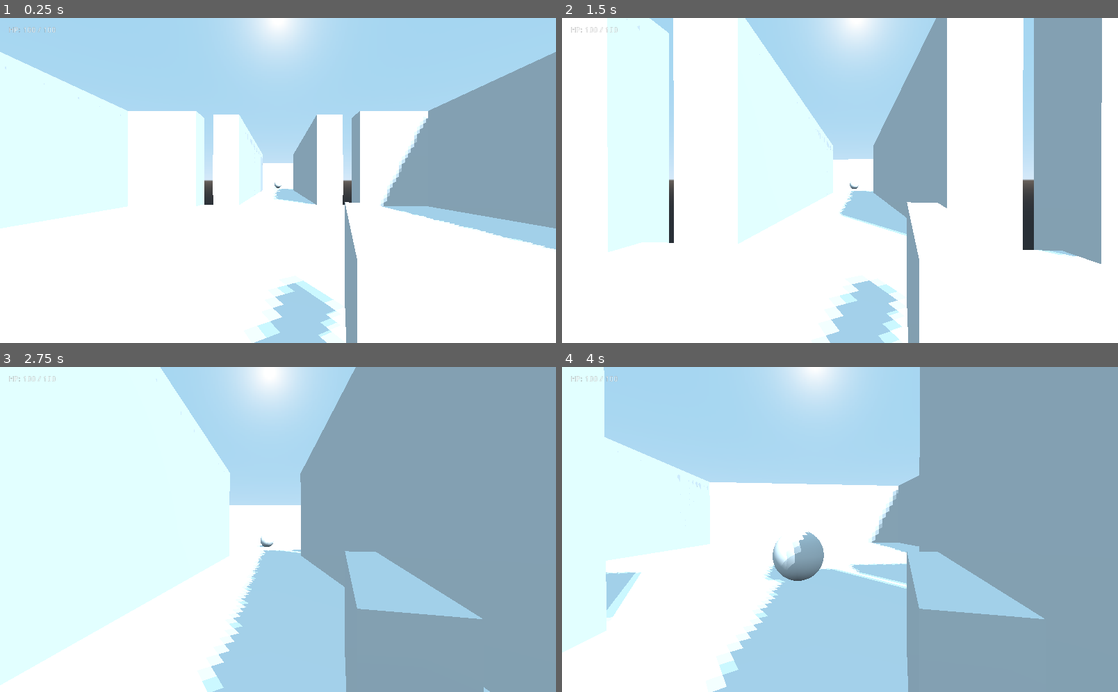
Above: before the commit, frames 1-4 (two rows, left to right).
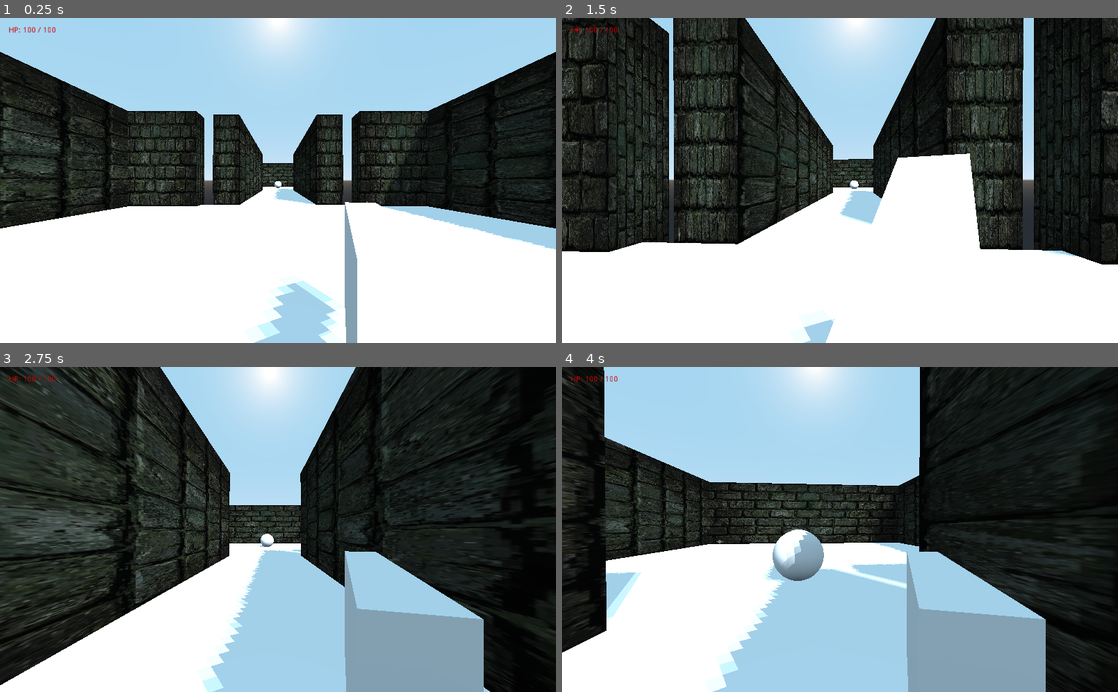
Above: after the commit, the same moments.

Repository: ndorsett333/boomerShooterDungeon
Game: Godot game, scene res://scenes/Main.tscn
Same seed, same stepped clock (60 frames per second), same inputs: the game is played once before the commit and once after it.
Inputs (mouse positions are in pixels of both pictures, inside the frame that each line leads up to):
- Up to frame 1 (0.25 s): no input
- Up to frame 2 (1.5 s): tap Enter at 0.5 s; move the mouse to (867, 180) at 0.52 s; hold W (move_forward) from 0.53 s (still down); click (867, 180) at 0.6 s; move the mouse to (812, 180) at 1.27 s; click (812, 180) at 1.35 s
- Up to frame 3 (2.75 s): keep holding W (move_forward); move the mouse to (289, 523) at 2.02 s; click (289, 523) at 2.1 s
- Up to frame 4 (4 s): keep holding W (move_forward); move the mouse to (834, 536) at 2.77 s; click (834, 536) at 2.85 s; move the mouse to (878, 532) at 3.52 s; click (878, 532) at 3.6 s

The runs differ from the first frame. In frame 1, 32% of the frame differs, in the area x 0-100%, y 2-65%; in frame 2, 58%; in frame 3, 64%, in the area x 0-100%, y 0-100%; in frame 4, 47%.
Error before the commit: Parse Error: The assigned value doesn't have a set type; the variable type can't be inferred. (res://scripts/sword.gd:37)

Commit message:
Added wall texture. Changed player life color.

Diff:
--- /dev/null
+++ b/assets/materials/wall_material.tres
@@ -0,0 +1,6 @@
+[gd_resource type="SpatialMaterial" format=2]
+
+[ext_resource type="Texture" path="res://assets/textures/wall.png" id="1"]
+
+[resource]
+albedo_texture = ExtResource( 1 )
--- a/scenes/Main.tscn
+++ b/scenes/Main.tscn
@@ -1,8 +1,9 @@
-[gd_scene load_steps=4 format=2]
+[gd_scene load_steps=5 format=2]
 
 [ext_resource path="res://scripts/main.gd" type="Script" id=1]
 [ext_resource path="res://scenes/Player.tscn" type="PackedScene" id=2]
 [ext_resource path="res://scenes/EnemyGoblin.tscn" type="PackedScene" id=3]
+[ext_resource path="res://assets/materials/wall_material.tres" type="Material" id=4]
 
 [node name="Main" type="Spatial"]
 script = ExtResource( 1 )
@@ -41,6 +42,7 @@
 width = 12.0
 height = 4.0
 depth = 1.0
+material = ExtResource( 4 )
 
 [node name="StartWallLeft" type="CSGBox" parent="Dungeon"]
 transform = Transform( 1, 0, 0, 0, 1, 0, 0, 0, 1, -6, 1.5, 0 )
@@ -48,6 +50,7 @@
 width = 1.0
 height = 4.0
 depth = 12.0
+material = ExtResource( 4 )
 
 [node name="StartWallRight" type="CSGBox" parent="Dungeon"]
 transform = Transform( 1, 0, 0, 0, 1, 0, 0, 0, 1, 6, 1.5, 0 )
@@ -55,6 +58,7 @@
 width = 1.0
 height = 4.0
 depth = 12.0
+material = ExtResource( 4 )
 
 [node name="StartWallFrontLeft" type="CSGBox" parent="Dungeon"]
 transform = Transform( 1, 0, 0, 0, 1, 0, 0, 0, 1, -4.5, 1.5, -6 )
@@ -62,6 +66,7 @@
 width = 3.0
 height = 4.0
 depth = 1.0
+material = ExtResource( 4 )
 
 [node name="StartWallFrontRight" type="CSGBox" parent="Dungeon"]
 transform = Transform( 1, 0, 0, 0, 1, 0, 0, 0, 1, 4.5, 1.5, -6 )
@@ -69,6 +74,7 @@
 width = 3.0
 height = 4.0
 depth = 1.0
+material = ExtResource( 4 )
 
 [node name="CorridorWallLeft" type="CSGBox" parent="Dungeon"]
 transform = Transform( 1, 0, 0, 0, 1, 0, 0, 0, 1, -2, 1.5, -13 )
@@ -76,6 +82,7 @@
 width = 1.0
 height = 4.0
 depth = 14.0
+material = ExtResource( 4 )
 
 [node name="CorridorWallRight" type="CSGBox" parent="Dungeon"]
 transform = Transform( 1, 0, 0, 0, 1, 0, 0, 0, 1, 2, 1.5, -13 )
@@ -83,6 +90,7 @@
 width = 1.0
 height = 4.0
 depth = 14.0
+material = ExtResource( 4 )
 
 [node name="EnemyWallBack" type="CSGBox" parent="Dungeon"]
 transform = Transform( 1, 0, 0, 0, 1, 0, 0, 0, 1, 0, 1.5, -32 )
@@ -90,6 +98,7 @@
 width = 12.0
 height = 4.0
 depth = 1.0
+material = ExtResource( 4 )
 
 [node name="EnemyWallLeft" type="CSGBox" parent="Dungeon"]
 transform = Transform( 1, 0, 0, 0, 1, 0, 0, 0, 1, -6, 1.5, -26 )
@@ -97,6 +106,7 @@
 width = 1.0
 height = 4.0
 depth = 12.0
+material = ExtResource( 4 )
 
 [node name="EnemyWallRight" type="CSGBox" parent="Dungeon"]
 transform = Transform( 1, 0, 0, 0, 1, 0, 0, 0, 1, 6, 1.5, -26 )
@@ -104,6 +114,7 @@
 width = 1.0
 height = 4.0
 depth = 12.0
+material = ExtResource( 4 )
 
 [node name="EnemyWallFrontLeft" type="CSGBox" parent="Dungeon"]
 transform = Transform( 1, 0, 0, 0, 1, 0, 0, 0, 1, -4.5, 1.5, -20 )
@@ -111,6 +122,7 @@
 width = 3.0
 height = 4.0
 depth = 1.0
+material = ExtResource( 4 )
 
 [node name="EnemyWallFrontRight" type="CSGBox" parent="Dungeon"]
 transform = Transform( 1, 0, 0, 0, 1, 0, 0, 0, 1, 4.5, 1.5, -20 )
@@ -132,4 +144,5 @@
 margin_top = 16.0
 margin_right = 220.0
 margin_bottom = 48.0
+custom_colors/font_color = Color( 1, 0, 0, 1 )
 text = "HP: 100 / 100"
--- a/scripts/player.gd
+++ b/scripts/player.gd
@@ -72,4 +72,6 @@
 
 func _on_died() -> void:
 	# Minimal death loop: reload test scene for immediate retry.
-	get_tree().reload_current_scene()
+	var err := get_tree().reload_current_scene()
+	if err != OK:
+		push_warning("Failed to reload current scene. Error code: %d" % err)
--- a/scripts/sword.gd
+++ b/scripts/sword.gd
@@ -33,8 +33,9 @@
 	tween.start()
 
 func _apply_hit_if_enemy_in_range() -> void:
-	var from := camera.global_transform.origin
-	var to := from + -camera.global_transform.basis.z * attack_range
+	var from: Vector3 = camera.global_transform.origin
+	var forward: Vector3 = -camera.global_transform.basis.z
+	var to: Vector3 = from + (forward * attack_range)
 	var exclude := [get_parent().get_parent()]
 	var hit := get_world().direct_space_state.intersect_ray(from, to, exclude)
 
Binary file added: assets/textures/wall.png
